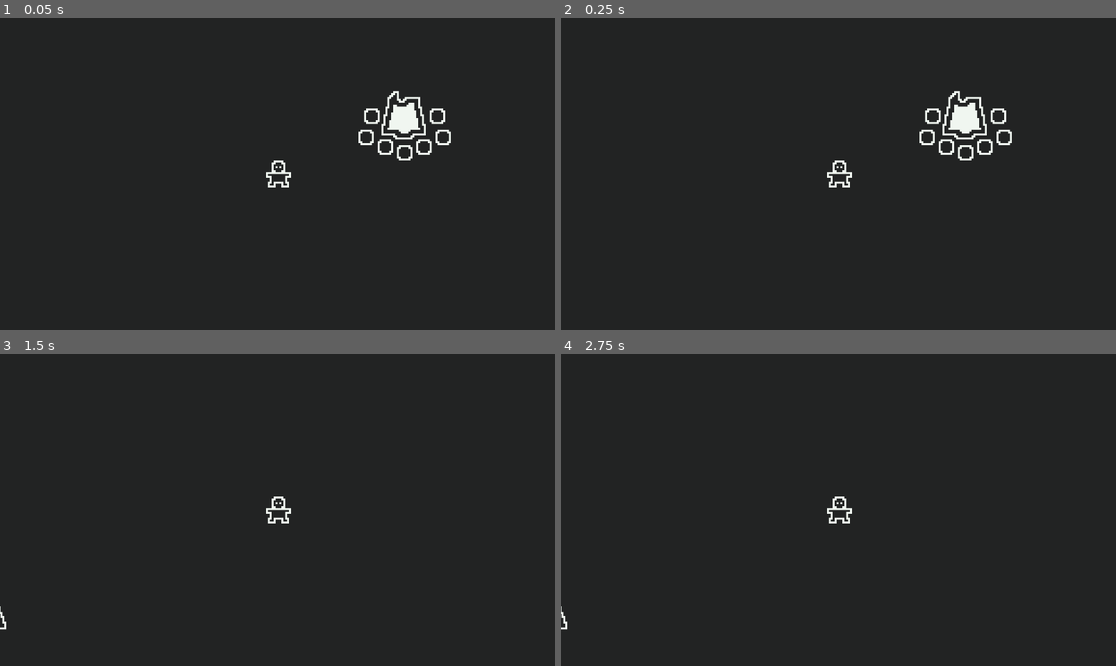
Above: before the commit, frames 1-4 (two rows, left to right).
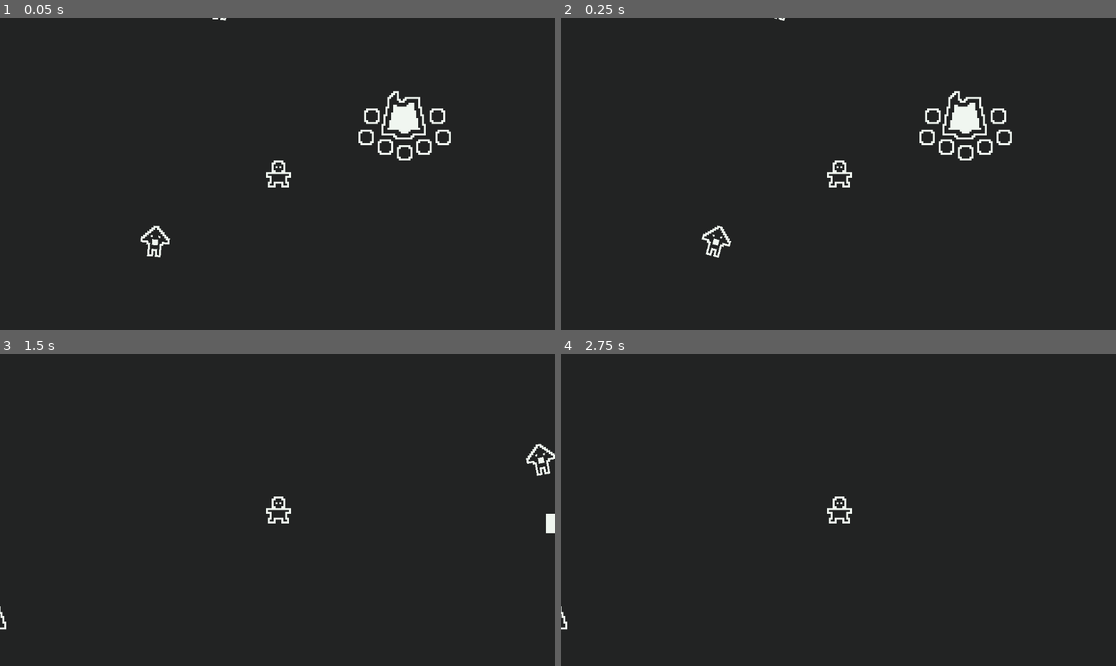
Above: after the commit, the same moments.

Repository: ArthurNaue/survival
Game: Godot game, scene res://scenes/world/root/world.tscn
The game is run twice, just before and just after one commit, with the same random seed, the same clock (stepped at 60 frames per second) and the same inputs.
Inputs (mouse positions are in pixels of both pictures, inside the frame that each line leads up to):
- Up to frame 1 (0.05 s): no input
- Up to frame 2 (0.25 s): no input
- Up to frame 3 (1.5 s): move the mouse to (399, 494) at 0.52 s; hold A (A) 0.53-1.28 s; tap D (D) at 0.8, 1.35 s; move the mouse to (166, 525) at 1.27 s
- Up to frame 4 (2.75 s): tap E (E) at 1.55, 2.1 s; tap Enter at 2 s; move the mouse to (894, 441) at 2.02 s; tap R (R) at 2.3 s

The runs differ from the first frame. In frame 1, 0.2% of the frame differs, in the area x 25-41%, y 0-77%; in frame 2, 0.2%; in frame 3, 0.3%, in the area x 94-100%, y 28-58%; in frame 4, nothing differs.

Commit message:
fiz os inimigos darem dano na fogueira

Diff:
--- /dev/null
+++ b/resources/campfire/root/campfireStats.tres
@@ -0,0 +1,7 @@
+[gd_resource type="Resource" script_class="ResourceObjectsStats" load_steps=2 format=3 uid="uid://qeae3fq5ncsv"]
+
+[ext_resource type="Script" path="res://scripts/resourceObjects/stats/root/resourceObjectsStats.gd" id="1_3yk6g"]
+
+[resource]
+script = ExtResource("1_3yk6g")
+health = 10
--- a/scenes/world/campfire/root/campfire.tscn
+++ b/scenes/world/campfire/root/campfire.tscn
@@ -1,8 +1,22 @@
-[gd_scene load_steps=8 format=3 uid="uid://bf6dnfpckiet0"]
+[gd_scene load_steps=14 format=3 uid="uid://bf6dnfpckiet0"]
 
 [ext_resource type="Script" path="res://scripts/world/campfire/root/campfire.gd" id="1_gqt87"]
 [ext_resource type="Texture2D" uid="uid://bijdsaknb5tmk" path="res://assets/images/world/campfire/root/campfire.png" id="1_ltyrb"]
+[ext_resource type="Resource" uid="uid://qeae3fq5ncsv" path="res://resources/campfire/root/campfireStats.tres" id="2_746dp"]
 [ext_resource type="Script" path="res://scripts/components/interactText/root/interactTextComponent.gd" id="2_c5jdo"]
+[ext_resource type="Script" path="res://scripts/components/healthBar/root/healthBarComponent.gd" id="3_h0xbg"]
+[ext_resource type="Script" path="res://scripts/components/health/resourcesHealth/root/healthComponent.gd" id="4_7hs34"]
+
+[sub_resource type="StyleBoxFlat" id="StyleBoxFlat_7toxt"]
+bg_color = Color(0.133333, 0.137255, 0.137255, 1)
+border_width_left = 1
+border_width_top = 1
+border_width_right = 1
+border_width_bottom = 1
+border_color = Color(0.941176, 0.964706, 0.941176, 1)
+
+[sub_resource type="StyleBoxFlat" id="StyleBoxFlat_ugig2"]
+bg_color = Color(0.941176, 0.964706, 0.941176, 1)
 
 [sub_resource type="RectangleShape2D" id="RectangleShape2D_528hi"]
 size = Vector2(57, 44)
@@ -39,16 +53,68 @@
 "values": [Vector2(1, 1), Vector2(0.95, 1.05)]
 }
 
+[sub_resource type="Animation" id="Animation_v0h0a"]
+resource_name = "hit"
+length = 0.2
+step = 0.1
+tracks/0/type = "value"
+tracks/0/imported = false
+tracks/0/enabled = true
+tracks/0/path = NodePath("sprite:scale")
+tracks/0/interp = 1
+tracks/0/loop_wrap = true
+tracks/0/keys = {
+"times": PackedFloat32Array(0, 0.1, 0.2),
+"transitions": PackedFloat32Array(1, 1, 1),
+"update": 0,
+"values": [Vector2(1, 1), Vector2(0.5, 1.5), Vector2(1, 1)]
+}
+tracks/1/type = "method"
+tracks/1/imported = false
+tracks/1/enabled = true
+tracks/1/path = NodePath("anim")
+tracks/1/interp = 1
+tracks/1/loop_wrap = true
+tracks/1/keys = {
+"times": PackedFloat32Array(0.2),
+"transitions": PackedFloat32Array(1),
+"values": [{
+"args": [&"anim"],
+"method": &"play"
+}]
+}
+
 [sub_resource type="AnimationLibrary" id="AnimationLibrary_2dfbk"]
 _data = {
 "RESET": SubResource("Animation_8jg8j"),
-"anim": SubResource("Animation_mdp01")
+"anim": SubResource("Animation_mdp01"),
+"hit": SubResource("Animation_v0h0a")
 }
 
-[node name="campfire" type="StaticBody2D" node_paths=PackedStringArray("animation")]
+[node name="campfire" type="StaticBody2D" node_paths=PackedStringArray("animation", "healthComponent", "healthBarComponent", "damageCooldownTimer")]
 collision_mask = 31
 script = ExtResource("1_gqt87")
 animation = NodePath("anim")
+stats = ExtResource("2_746dp")
+healthComponent = NodePath("healthComponent")
+healthBarComponent = NodePath("healthBarComponent")
+damageCooldownTimer = NodePath("damageCooldownTimer")
+
+[node name="healthComponent" type="Node2D" parent="." node_paths=PackedStringArray("healthBarComponent", "anim")]
+script = ExtResource("4_7hs34")
+healthBarComponent = NodePath("../healthBarComponent")
+anim = NodePath("../anim")
+
+[node name="healthBarComponent" type="ProgressBar" parent="."]
+offset_left = -50.0
+offset_top = 27.0
+offset_right = 50.0
+offset_bottom = 37.0
+theme_override_styles/background = SubResource("StyleBoxFlat_7toxt")
+theme_override_styles/fill = SubResource("StyleBoxFlat_ugig2")
+value = 50.0
+show_percentage = false
+script = ExtResource("3_h0xbg")
 
 [node name="sprite" type="Sprite2D" parent="."]
 texture = ExtResource("1_ltyrb")
@@ -73,7 +139,8 @@
 text = "THIS REMINDS YOU OF HOME"
 
 [node name="hitbox" type="Area2D" parent="."]
-collision_mask = 16
+collision_layer = 4
+collision_mask = 8
 
 [node name="col" type="CollisionShape2D" parent="hitbox"]
 position = Vector2(0.5, 0)
@@ -84,5 +151,9 @@
 "": SubResource("AnimationLibrary_2dfbk")
 }
 
+[node name="damageCooldownTimer" type="Timer" parent="."]
+wait_time = 2.0
+
 [connection signal="area_entered" from="hitbox" to="." method="_on_hitbox_area_entered"]
 [connection signal="area_exited" from="hitbox" to="." method="_on_hitbox_area_exited"]
+[connection signal="timeout" from="damageCooldownTimer" to="." method="_on_damage_cooldown_timer_timeout"]
--- a/scenes/world/root/world.tscn
+++ b/scenes/world/root/world.tscn
@@ -83,6 +83,13 @@
 position = Vector2(416, 494)
 
 [node name="triangleEnemy" parent="navRegion/entities" instance=ExtResource("7_tioas")]
+position = Vector2(387, 406)
+
+[node name="triangleEnemy2" parent="navRegion/entities" instance=ExtResource("7_tioas")]
+position = Vector2(353, 529)
+
+[node name="triangleEnemy3" parent="navRegion/entities" instance=ExtResource("7_tioas")]
+position = Vector2(510, 392)
 
 [node name="sounds" type="Node2D" parent="."]
 
--- a/scripts/world/campfire/root/campfire.gd
+++ b/scripts/world/campfire/root/campfire.gd
@@ -1,18 +1,27 @@
 extends StaticBody2D
 
 @export var animation: AnimationPlayer
+@export var stats: ResourceObjectsStats
+@export var healthComponent: HealthComponent
+@export var healthBarComponent: HealthBarComponent
+@export var damageCooldownTimer: Timer
 
 @onready var interactTextComponent = $interactTextComponent
 @onready var interactText = $interactText
 
 var interactable := false
+var enemies: Array
+var damageCooldown := false
 
 var dialogues := [
 	"IT REMINDS YOU OF HOME",
 	"A PLACE TO COMEBACK TO",
 	"FELLS WARM",
-	"IF IT BURNS IM OK"
+	"IF IT BURNS YOU'RE OK"
 ]
+
+func _ready() -> void:
+	healthBarComponent.visible = false
 
 func _input(_event: InputEvent) -> void:
 	if Input.is_action_just_pressed("E") and interactable:
@@ -30,11 +39,40 @@
 	animation.stop()
 
 func _on_hitbox_area_entered(_area: Area2D) -> void:
-	if !interactable and !interactText.visible:
+	if !interactable and !interactText.visible and _area.owner.is_in_group("player"):
 		interactTextComponent.switch_visibility.emit()
 		interactable = true
+	elif _area.owner.is_in_group("enemies"):
+		enemies.append(_area.owner)
+		verify_damage()
 
 func _on_hitbox_area_exited(_area: Area2D) -> void:
-	if interactable:
-		interactTextComponent.switch_visibility.emit()
-		interactable = false
+	if _area.owner:
+		if interactable and _area.owner.is_in_group("player"):
+			interactTextComponent.switch_visibility.emit()
+			interactable = false
+		elif _area.owner.is_in_group("enemies"):
+			enemies.erase(_area.owner)
+			verify_damage()
+	else:
+		await get_tree().create_timer(0.1).timeout
+		for enemy in enemies:
+			if str(enemy) == "<Freed Object>":
+				enemies.erase(enemy)
+
+func verify_damage() -> void:
+	if enemies and damageCooldown == false:
+		damageCooldown = true
+		damageCooldownTimer.start()
+		healthComponent.damage(1)
+		healthBarComponent.visible = true
+		await get_tree().create_timer(0.5).timeout
+		healthBarComponent.visible = false
+
+func _on_damage_cooldown_timer_timeout() -> void:
+	if enemies:
+		verify_damage()
+		damageCooldown = false
+	else:
+		damageCooldown = false
+		damageCooldownTimer.stop()
